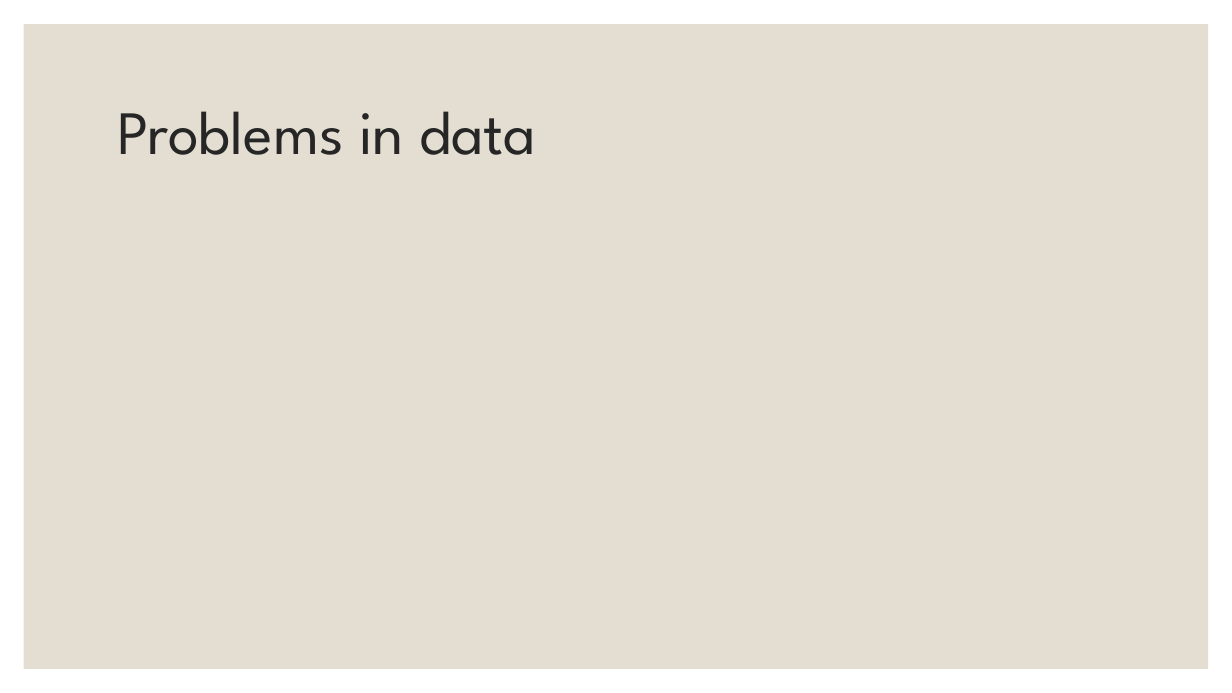
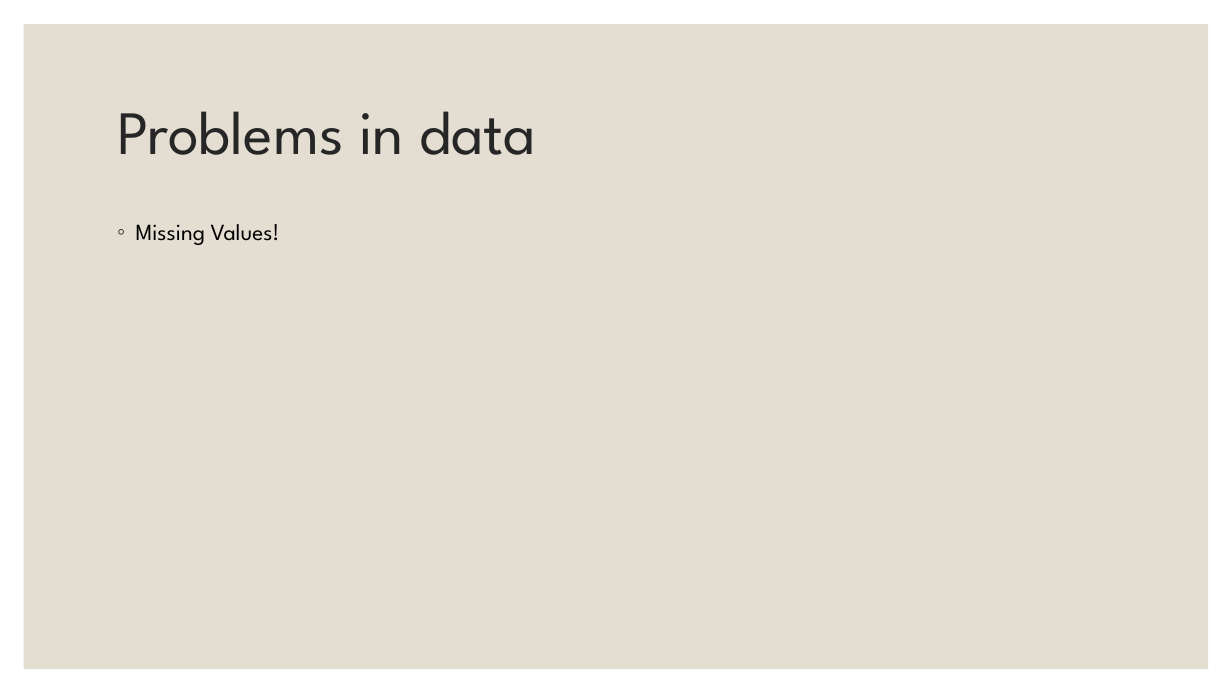
Before and after one commit to EylonSaadon/DataScienceWorkShop, a slide deck: slide 7 of Sallary gap predictionfrom Project Demo.pptx. Drawn at 1232x693 pixels with LibreOffice and Linux fonts; fonts in the diff are those of the drawing. Boxes give left, top, right and bottom in pixels: in the first picture for what was removed or moved away, otherwise in the second. Text is boxed around its words. In the diff, an @@ line names an element or a change of style, - is before the commit and + after.

Commit message:
a few more small changes

```diff
--- a/Sallary gap predictionfrom Project Demo.pptx
+++ b/Sallary gap predictionfrom Project Demo.pptx
@@ text added at [136, 224, 280, 245], 18 pt, text #000000 @@
+◦ Missing Values!
```
Also in this commit, not shown: 3 other slides changed.
